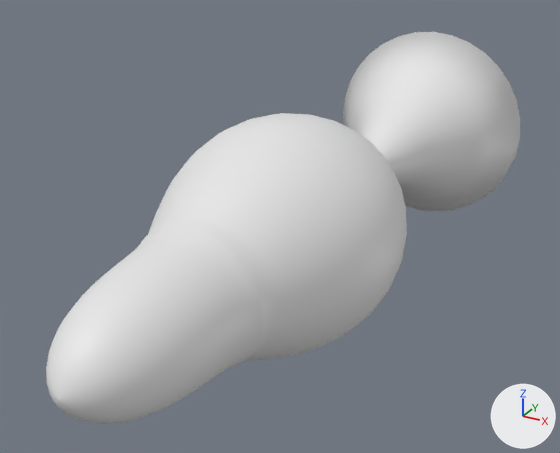
Renders of the glTF model frontend/public/fish223.glb from each side of a commit.
One viewpoint serves both versions: a 50 mm lens placed at (6.37, -15.38, 5.97), pointed at (-0.47, -2.93, -0.25). Lighting does not change. The marker at lower right points along +X, +Y and +Z. The picture after the commit comes second. Vertices at exactly the same position are counted once.

Objects in the first picture: 'Fish'.
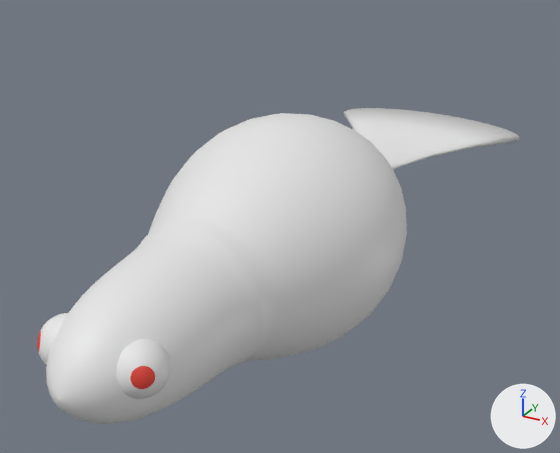
Where the change shows, as pixel boxes [x1, y1, x2, y2] in the pictures (560 x 453 px; the box of a moved part takes in the faces that stretch with it):
'Fish', reshaped (19% shorter): before [46, 32, 520, 424]; after [37, 108, 520, 424]
part 1 of me_headmesh2_105, added: after [117, 339, 171, 399]
part 2 of me_headmesh2_105, added: after [37, 313, 68, 365]
part 3 of me_headmesh2_105, moved or reshaped: before [343, 32, 520, 212]; after [343, 108, 520, 170]

Patch to the scene script:
```diff
--- a/frontend/public/fish223.glb.py
+++ b/frontend/public/fish223.glb.py
@@ mat_material_483 @@
+mat_material_483 = principled_material('Material.483')
+mat_material_483.base_color = (0.8, 0.0586, 0.0378)  # red #e74437
@@ mat_tailmaterial_241 @@
+mat_tailmaterial_241 = principled_material('TailMaterial.241')
+mat_tailmaterial_241.base_color = (0.8, 0.8, 0.8)  # white #e7e7e7
@@ me_headmesh2_105 @@
 # used by ob_fish; location = (0.0, 0.0, 0.0)
-me_headmesh2_105.from_pydata(...)  # 6081 vertices, 12158 faces; spans x -2.5..2.5, y -9.6..4.5, z -2.5..2.5
+me_headmesh2_105.from_pydata(...)  # 7045 vertices, 14078 faces; spans x -2.5..2.5, y -9.6..4.5, z -2.19..2.19
+# me_headmesh2_105 part 1: a new loose piece of 482 vertices spanning x 0.22..1.03, y -9.14..-8.33, z -0.21..0.59
+# me_headmesh2_105 part 2: a new loose piece of 482 vertices spanning x -1.03..-0.22, y -9.14..-8.33, z -0.21..0.59
+# me_headmesh2_105 part 3
+# 4 vertices in x -2.31..2.31, y 2.1..4.5, z 0.96 move by (0.0, 0.0, -0.82)
+# 4 vertices in x -2.31..2.31, y 2.1..4.5, z -0.96 move by (0.0, 0.0, 0.82)
+# 4 vertices in x -2.08..2.08, y 3.36..4.5, z -1.39 move by (0.0, 0.0, 1.19)
+# 4 vertices in x -2.08..2.08, y 3.36..4.5, z 1.39 move by (0.0, 0.0, -1.19)
+# 104 vertices move from x -2.45..2.45, y 1.1..4.5, z -2.5..2.5 to x -2.45..2.45, y 1.1..4.5, z -0.35..0.35
 me_headmesh2_105.materials.append(mat_headmaterial_467)
@@ me_headmesh2_105 @@
 me_headmesh2_105.materials.append(mat_tailmaterial_467)
+me_headmesh2_105.materials.append(mat_material_483)  # red #e74437
+me_headmesh2_105.materials.append(mat_tailmaterial_241)  # white #e7e7e7
```
